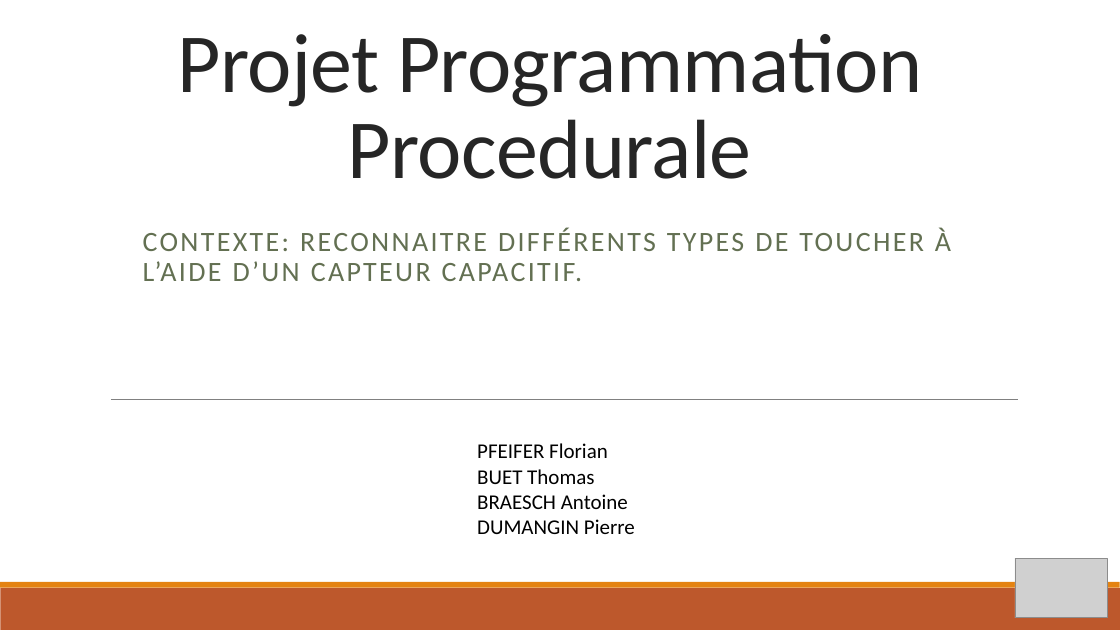
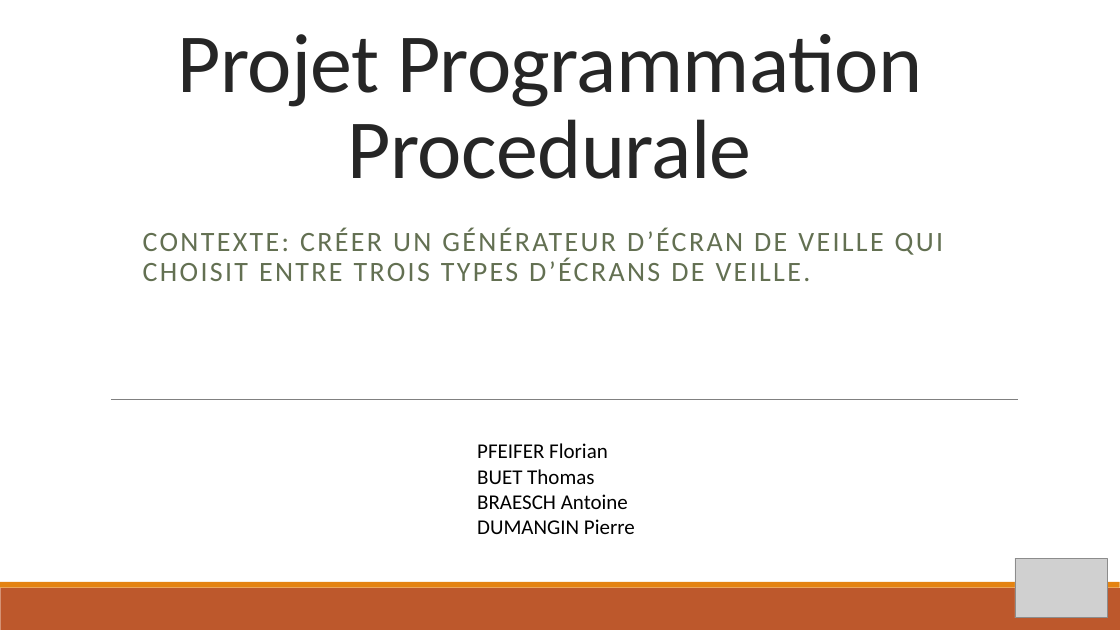
Before and after one commit to pierredumangin/Projet-eXiaSaver, a slide deck: slide 1 of PPT eXiaSaver.pptx. Drawn at 1120x630 pixels with LibreOffice and Linux fonts; fonts in the diff are those of the drawing; grey boxes stand for pictures. Boxes give left, top, right and bottom in pixels: in the first picture for what was removed or moved away, otherwise in the second. Text is boxed around its words. In the diff, an @@ line names an element or a change of style, - is before the commit and + after.

```diff
--- a/PPT eXiaSaver.pptx
+++ b/PPT eXiaSaver.pptx
@@ subtitle at (143,228,943,281): text changed @@
-CONTEXTE: RECONNAITRE DIFFÉRENTS TYPES DE TOUCHER À L’AIDE D’UN CAPTEUR CAPACITIF.
+CONTEXTE: CRÉER UN GÉNÉRATEUR D’ÉCRAN DE VEILLE QUI CHOISIT ENTRE TROIS TYPES D’ÉCRANS DE VEILLE.
```
